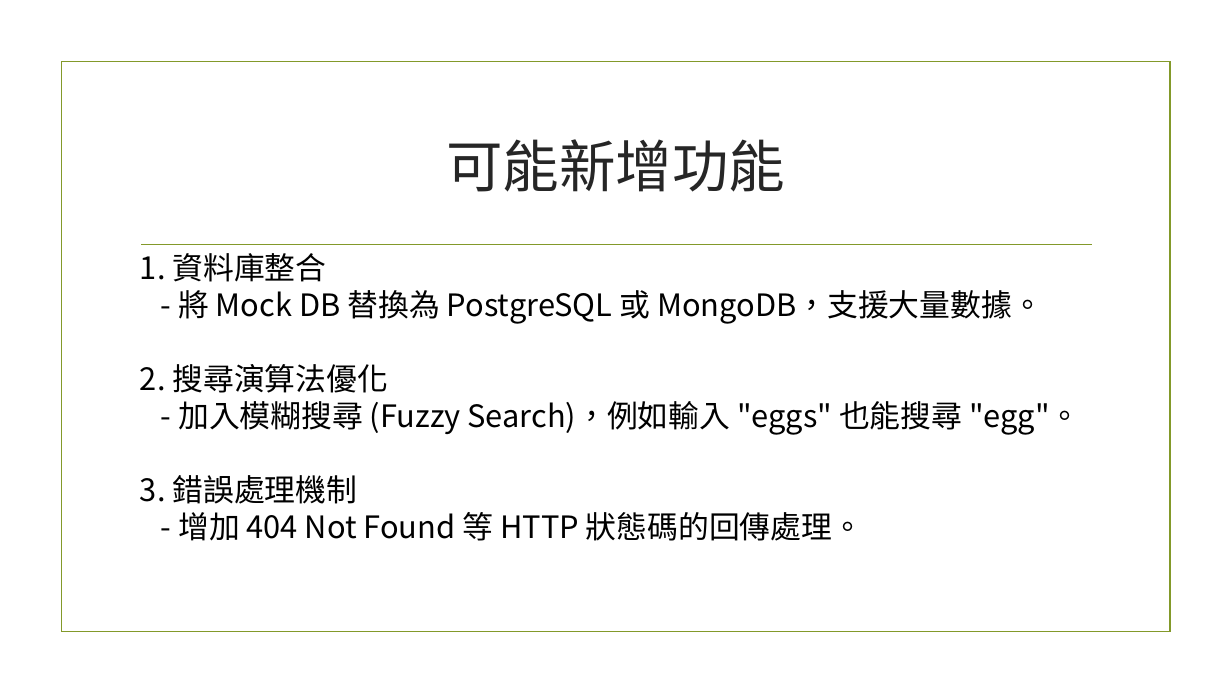
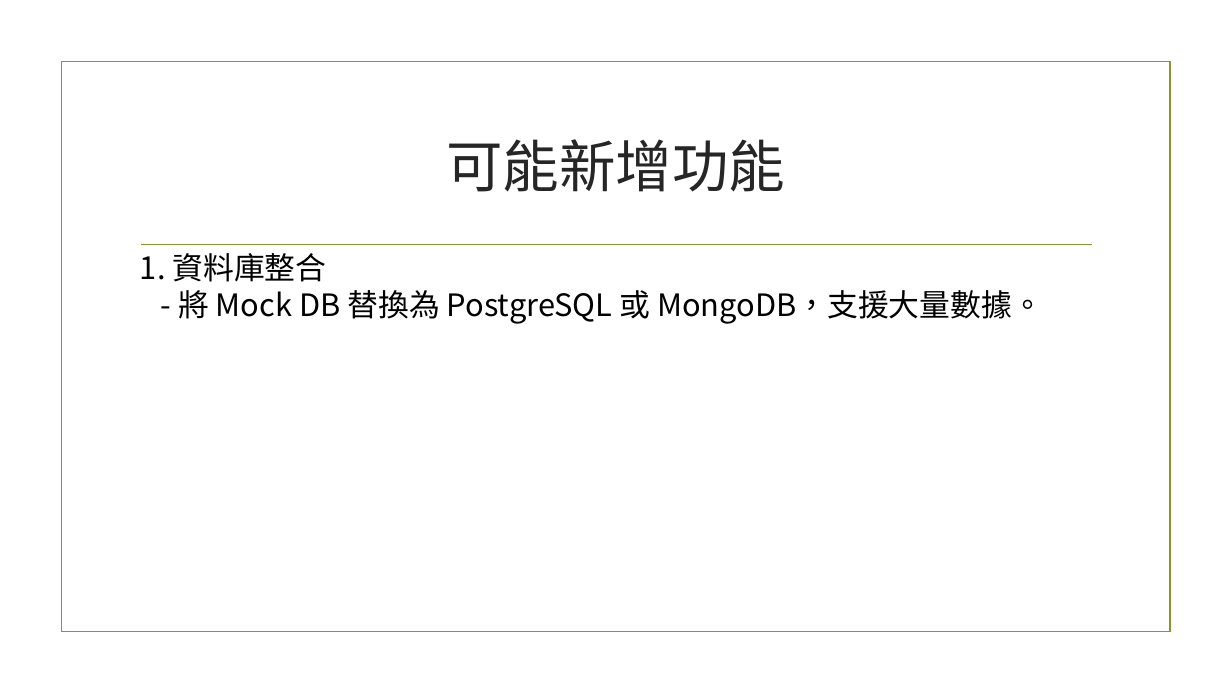
Before and after one commit to megan950628-tech/Final_report_recipe1, a slide deck: slide 13 of 智慧食譜推薦系統：後端架構.pptx (slide 6 before the commit). Drawn at 1232x693 pixels with LibreOffice and Linux fonts; fonts in the diff are those of the drawing; background and template pictures are left out. Boxes give left, top, right and bottom in pixels: in the first picture for what was removed or moved away, otherwise in the second. Text is boxed around its words. In the diff, an @@ line names an element or a change of style, - is before the commit and + after.

```diff
--- a/智慧食譜推薦系統：後端架構.pptx
+++ b/智慧食譜推薦系統：後端架構.pptx
@@ text at box(140, 364, 1080, 541): paragraphs removed @@
-2. 搜尋演算法優化
-- 加入模糊搜尋 (Fuzzy Search)，例如輸入 "eggs" 也能搜尋 "egg"。
-3. 錯誤處理機制
-- 增加 404 Not Found 等 HTTP 狀態碼的回傳處理。
```
Also in this commit, not shown: 4 other slides changed, 7 slides added.
